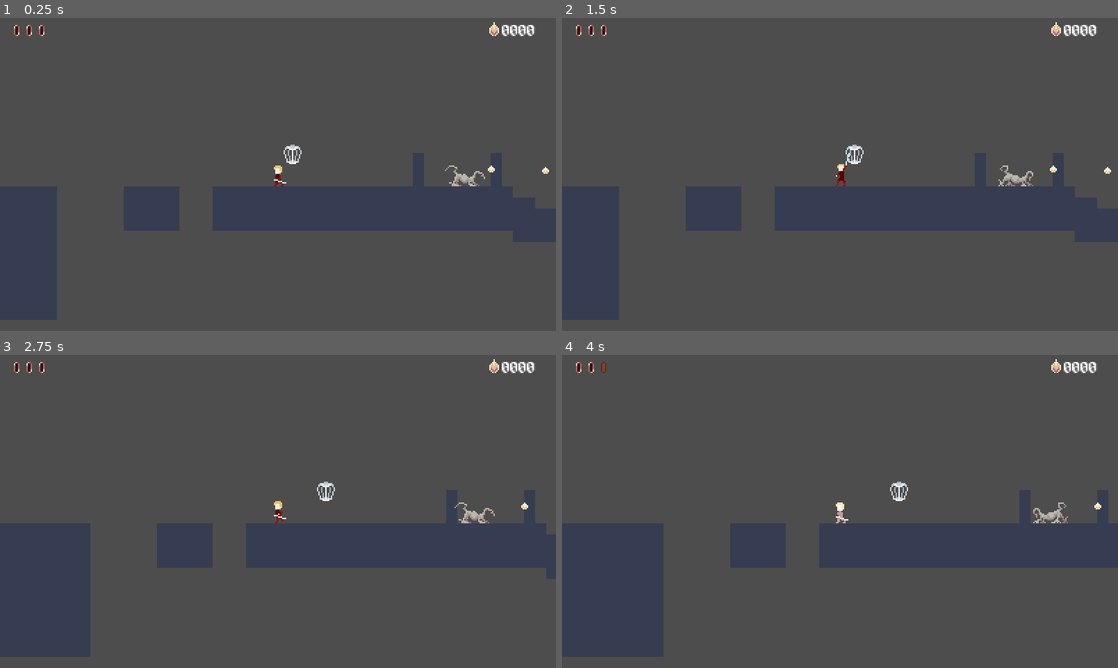
Above: before the commit, frames 1-4 (two rows, left to right).
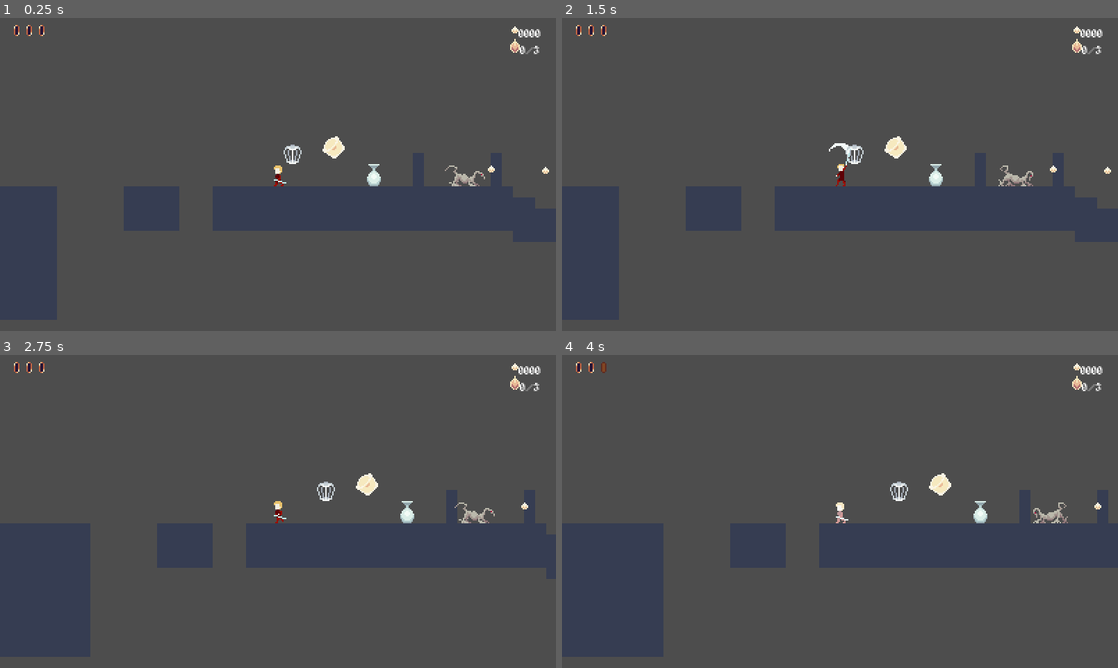
Above: after the commit, the same moments.

Repository: Zac707/into-the-night
Game: Godot game, scene res://Scenes/test_scene.tscn
Same seed, same stepped clock (60 frames per second), same inputs: the game is played once before the commit and once after it. The project has no main scene, so this scene is started directly. The engine's default icon, where the game draws it, is replaced by a stand-in: a white triangle on a blue panel in a dark square.
Inputs:
- Up to frame 1 (0.25 s): no input
- Up to frame 2 (1.5 s): hold W (up) from 0.53 s (still down); tap L (attack) at 0.6, 1.35 s; tap Space (jump) at 0.77 s
- Up to frame 3 (2.75 s): tap Space (jump) at 1.52 s; release W (up) at 2.03 s; hold A (left) from 2.03 s (still down); tap K (hook_test) at 2.1 s; tap L (attack) at 2.3 s
- Up to frame 4 (4 s): tap L (attack) at 2.85, 3.6 s; tap Space (jump) at 3.02, 3.77 s; release A (left) at 3.53 s; hold S (down) from 3.53 s (still down)

The runs differ from the first frame. In frame 1, 0.7% of the frame differs, in the area x 58-98%, y 1-54%; in frame 2, 0.7%, in the area x 48-98%, y 1-54%; in frame 3, 0.7%; in frame 4, 0.7%.

Commit message:
miscellanous things
fixed player animation/ spawning effect, added method for spawning objects, added vase, healing orb, star lican and updated UI

Diff:
--- a/Scenes/GUI/UI.tscn
+++ b/Scenes/GUI/UI.tscn
@@ -31,5 +31,6 @@
 size_flags_horizontal = 3
 
 [node name="LicanScore" parent="HBoxContainer" unique_id=665192234 instance=ExtResource("1_nxvpl")]
+custom_minimum_size = Vector2(30, 0)
 layout_mode = 2
 size_flags_vertical = 4
--- a/Scenes/GUI/lican_score.tscn
+++ b/Scenes/GUI/lican_score.tscn
@@ -2,26 +2,47 @@
 
 [ext_resource type="Script" uid="uid://c255upj1u78vm" path="res://Scripts/lican_score.gd" id="1_pwfgg"]
 [ext_resource type="Texture2D" uid="uid://bjg78j5dldshg" path="res://Assets/Outdated/collectable.png" id="2_ihspk"]
+[ext_resource type="Texture2D" uid="uid://cecfpm2lc4v6i" path="res://Assets/Level Elements/collectible_small.png" id="2_mun0s"]
 [ext_resource type="FontFile" uid="uid://bqwuooijs7kkr" path="res://Assets/Fonts/alagard.ttf" id="3_ihspk"]
 
-[node name="LicanScore" type="Control" unique_id=665192234 node_paths=PackedStringArray("score_label")]
+[node name="LicanScore" type="Control" unique_id=665192234 node_paths=PackedStringArray("score_label", "star_label")]
 custom_minimum_size = Vector2(45, 0)
 layout_mode = 3
 anchors_preset = 0
 offset_right = 30.0
 offset_bottom = 14.0
 script = ExtResource("1_pwfgg")
-score_label = NodePath("Label")
+score_label = NodePath("VBoxContainer/HBoxContainer/Label")
+star_label = NodePath("VBoxContainer/HBoxContainer2/Label2")
 
-[node name="Sprite2D" type="Sprite2D" parent="." unique_id=722372162]
+[node name="VBoxContainer" type="VBoxContainer" parent="." unique_id=975407100]
+layout_mode = 0
+offset_right = 22.0
+offset_bottom = 20.0
+
+[node name="HBoxContainer" type="HBoxContainer" parent="VBoxContainer" unique_id=1499890468]
+layout_mode = 2
+alignment = 1
+
+[node name="Sprite2D" type="Sprite2D" parent="VBoxContainer/HBoxContainer" unique_id=722372162]
+texture = ExtResource("2_mun0s")
+
+[node name="Label" type="Label" parent="VBoxContainer/HBoxContainer" unique_id=1673848852]
+layout_mode = 2
+size_flags_horizontal = 8
+theme_override_fonts/font = ExtResource("3_ihspk")
+theme_override_font_sizes/font_size = 8
+text = "0000"
+
+[node name="HBoxContainer2" type="HBoxContainer" parent="VBoxContainer" unique_id=1128475456]
+layout_mode = 2
+alignment = 1
+
+[node name="Sprite2D" type="Sprite2D" parent="VBoxContainer/HBoxContainer2" unique_id=1738649180]
 texture = ExtResource("2_ihspk")
 
-[node name="Label" type="Label" parent="." unique_id=1673848852]
-layout_mode = 0
-offset_left = 6.0
-offset_top = -4.0
-offset_right = 30.0
-offset_bottom = 8.0
+[node name="Label2" type="Label" parent="VBoxContainer/HBoxContainer2" unique_id=701961443]
+layout_mode = 2
 theme_override_fonts/font = ExtResource("3_ihspk")
-theme_override_font_sizes/font_size = 12
-text = "0000"
+theme_override_font_sizes/font_size = 8
+text = "0/3"
--- /dev/null
+++ b/Scenes/Level Elements/healing_orb.tscn
@@ -0,0 +1,18 @@
+[gd_scene format=3 uid="uid://dw2ee6rywbdm4"]
+
+[ext_resource type="Script" uid="uid://blr8c8v6ofb7o" path="res://Scripts/healing_orb.gd" id="1_2xgpw"]
+[ext_resource type="Texture2D" uid="uid://emdrkjvo68a2" path="res://Assets/Level Elements/healing_orb.png" id="2_oit4k"]
+
+[sub_resource type="CircleShape2D" id="CircleShape2D_f6n1y"]
+radius = 3.0
+
+[node name="HealingOrb" type="Area2D" unique_id=795334603]
+script = ExtResource("1_2xgpw")
+
+[node name="CollisionShape2D" type="CollisionShape2D" parent="." unique_id=1418031356]
+shape = SubResource("CircleShape2D_f6n1y")
+
+[node name="Sprite2D" type="Sprite2D" parent="." unique_id=688185496]
+texture = ExtResource("2_oit4k")
+
+[connection signal="area_entered" from="." to="." method="_on_area_entered"]
--- /dev/null
+++ b/Scenes/Level Elements/star.tscn
@@ -0,0 +1,62 @@
+[gd_scene format=3 uid="uid://by03lv4rsdh0p"]
+
+[ext_resource type="Script" uid="uid://bljgkbol7nxe2" path="res://Scripts/star.gd" id="1_c0kux"]
+[ext_resource type="Texture2D" uid="uid://c6s0knkljpnas" path="res://Assets/Level Elements/Bic_Lican-Sheet.png" id="2_mq05y"]
+
+[sub_resource type="CircleShape2D" id="CircleShape2D_f23li"]
+radius = 8.0
+
+[sub_resource type="AtlasTexture" id="AtlasTexture_lueng"]
+atlas = ExtResource("2_mq05y")
+region = Rect2(16, 0, 16, 16)
+
+[sub_resource type="AtlasTexture" id="AtlasTexture_8pd8c"]
+atlas = ExtResource("2_mq05y")
+region = Rect2(32, 0, 16, 16)
+
+[sub_resource type="AtlasTexture" id="AtlasTexture_pyfxt"]
+atlas = ExtResource("2_mq05y")
+region = Rect2(48, 0, 16, 16)
+
+[sub_resource type="AtlasTexture" id="AtlasTexture_bfr3g"]
+atlas = ExtResource("2_mq05y")
+region = Rect2(64, 0, 16, 16)
+
+[sub_resource type="AtlasTexture" id="AtlasTexture_pyd5c"]
+atlas = ExtResource("2_mq05y")
+region = Rect2(80, 0, 16, 16)
+
+[sub_resource type="SpriteFrames" id="SpriteFrames_0qhb1"]
+animations = [{
+"frames": [{
+"duration": 1.0,
+"texture": SubResource("AtlasTexture_lueng")
+}, {
+"duration": 1.0,
+"texture": SubResource("AtlasTexture_8pd8c")
+}, {
+"duration": 1.0,
+"texture": SubResource("AtlasTexture_pyfxt")
+}, {
+"duration": 1.0,
+"texture": SubResource("AtlasTexture_bfr3g")
+}, {
+"duration": 1.0,
+"texture": SubResource("AtlasTexture_pyd5c")
+}],
+"loop": true,
+"name": &"default",
+"speed": 8.0
+}]
+
+[node name="Star" type="Area2D" unique_id=1122452316]
+script = ExtResource("1_c0kux")
+
+[node name="CollisionShape2D" type="CollisionShape2D" parent="." unique_id=1068422938]
+shape = SubResource("CircleShape2D_f23li")
+
+[node name="AnimatedSprite2D" type="AnimatedSprite2D" parent="." unique_id=1671726337]
+sprite_frames = SubResource("SpriteFrames_0qhb1")
+autoplay = "default"
+
+[connection signal="body_entered" from="." to="." method="_on_body_entered"]
--- /dev/null
+++ b/Scenes/Level Elements/vase.tscn
@@ -0,0 +1,29 @@
+[gd_scene format=3 uid="uid://ch6kx6u3wylj2"]
+
+[ext_resource type="Texture2D" uid="uid://ndreiopjmt6w" path="res://Assets/Level Elements/Vase.png" id="1_nyui6"]
+[ext_resource type="Script" uid="uid://c4bgnaplh3j68" path="res://Scripts/vase_hurtbox.gd" id="2_8sobv"]
+[ext_resource type="PackedScene" uid="uid://dw2ee6rywbdm4" path="res://Scenes/Level Elements/healing_orb.tscn" id="3_8sobv"]
+
+[sub_resource type="RectangleShape2D" id="RectangleShape2D_dkl8g"]
+size = Vector2(10, 16)
+
+[sub_resource type="CapsuleShape2D" id="CapsuleShape2D_8fhrt"]
+radius = 5.0
+height = 16.0
+
+[node name="Vase" type="RigidBody2D" unique_id=1750708654]
+
+[node name="CollisionShape2D" type="CollisionShape2D" parent="." unique_id=2040335030]
+shape = SubResource("RectangleShape2D_dkl8g")
+
+[node name="Sprite2D" type="Sprite2D" parent="." unique_id=1791559647]
+texture = ExtResource("1_nyui6")
+
+[node name="VaseHurtbox" type="Area2D" parent="." unique_id=1232823628]
+script = ExtResource("2_8sobv")
+heal_orb = ExtResource("3_8sobv")
+
+[node name="CollisionShape2D" type="CollisionShape2D" parent="VaseHurtbox" unique_id=158056800]
+shape = SubResource("CapsuleShape2D_8fhrt")
+
+[connection signal="area_entered" from="VaseHurtbox" to="VaseHurtbox" method="_on_area_entered"]
--- a/Scenes/Player/player_test.tscn
+++ b/Scenes/Player/player_test.tscn
@@ -101,7 +101,7 @@
 tracks/4/interp = 1
 tracks/4/loop_wrap = true
 tracks/4/keys = {
-"times": PackedFloat32Array(0.06666667),
+"times": PackedFloat32Array(0.1),
 "transitions": PackedFloat32Array(1),
 "values": [{
 "args": [],
@@ -181,7 +181,7 @@
 tracks/5/interp = 1
 tracks/5/loop_wrap = true
 tracks/5/keys = {
-"times": PackedFloat32Array(0.06666667),
+"times": PackedFloat32Array(0.1),
 "transitions": PackedFloat32Array(1),
 "values": [{
 "args": [],
@@ -361,7 +361,7 @@
 tracks/5/interp = 1
 tracks/5/loop_wrap = true
 tracks/5/keys = {
-"times": PackedFloat32Array(0.06666667),
+"times": PackedFloat32Array(0.1),
 "transitions": PackedFloat32Array(1),
 "values": [{
 "args": [],
@@ -429,7 +429,7 @@
 tracks/4/interp = 1
 tracks/4/loop_wrap = true
 tracks/4/keys = {
-"times": PackedFloat32Array(0.06666667),
+"times": PackedFloat32Array(0.1),
 "transitions": PackedFloat32Array(1),
 "values": [{
 "args": [],
@@ -671,7 +671,7 @@
 tracks/4/interp = 1
 tracks/4/loop_wrap = true
 tracks/4/keys = {
-"times": PackedFloat32Array(0.06666667),
+"times": PackedFloat32Array(0.1),
 "transitions": PackedFloat32Array(1),
 "values": [{
 "args": [],
@@ -751,7 +751,7 @@
 tracks/5/interp = 1
 tracks/5/loop_wrap = true
 tracks/5/keys = {
-"times": PackedFloat32Array(0.06666667),
+"times": PackedFloat32Array(0.1),
 "transitions": PackedFloat32Array(1),
 "values": [{
 "args": [],
@@ -819,7 +819,7 @@
 tracks/4/interp = 1
 tracks/4/loop_wrap = true
 tracks/4/keys = {
-"times": PackedFloat32Array(0.06666667),
+"times": PackedFloat32Array(0.1),
 "transitions": PackedFloat32Array(1),
 "values": [{
 "args": [],
@@ -931,7 +931,7 @@
 tracks/5/interp = 1
 tracks/5/loop_wrap = true
 tracks/5/keys = {
-"times": PackedFloat32Array(0.06666667),
+"times": PackedFloat32Array(0.1),
 "transitions": PackedFloat32Array(1),
 "values": [{
 "args": [],
@@ -991,6 +991,20 @@
 "transitions": PackedFloat32Array(1, 1),
 "update": 1,
 "values": [false, true]
+}
+tracks/4/type = "method"
+tracks/4/imported = false
+tracks/4/enabled = true
+tracks/4/path = NodePath("StateMachine/PlayerAttack")
+tracks/4/interp = 1
+tracks/4/loop_wrap = true
+tracks/4/keys = {
+"times": PackedFloat32Array(0.1),
+"transitions": PackedFloat32Array(1),
+"values": [{
+"args": [],
+"method": &"spawn_effect"
+}]
 }
 
 [sub_resource type="Animation" id="Animation_ffx63"]
@@ -1289,7 +1303,7 @@
 texture = ExtResource("3_qki6r")
 hframes = 26
 vframes = 4
-frame = 14
+frame = 34
 
 [node name="PlayerCollision" type="CollisionShape2D" parent="." unique_id=23757872]
 position = Vector2(0, 1)
@@ -1366,6 +1380,7 @@
 collision_mask = 3
 
 [node name="CollisionShape2D" type="CollisionShape2D" parent="PlayerComponents/AttackComponentPlayer" unique_id=1799505131]
+scale = Vector2(1, 0.6)
 shape = SubResource("CapsuleShape2D_8dx66")
 disabled = true
 
--- a/Scenes/test_scene.tscn
+++ b/Scenes/test_scene.tscn
@@ -13,6 +13,8 @@
 [ext_resource type="Script" uid="uid://hsvc43sf0ked" path="res://Scripts/killbox.gd" id="12_4blnk"]
 [ext_resource type="PackedScene" uid="uid://dyhcp7iky6fp3" path="res://Scenes/Level Elements/grapple_point.tscn" id="12_ibmi3"]
 [ext_resource type="Script" uid="uid://dh0ss2478cckn" path="res://Scripts/respawn_point.gd" id="13_tnimv"]
+[ext_resource type="PackedScene" uid="uid://ch6kx6u3wylj2" path="res://Scenes/Level Elements/vase.tscn" id="14_tnimv"]
+[ext_resource type="PackedScene" uid="uid://by03lv4rsdh0p" path="res://Scenes/Level Elements/star.tscn" id="15_4qg1e"]
 
 [sub_resource type="TileSetAtlasSource" id="TileSetAtlasSource_coq8p"]
 texture = ExtResource("3_sasra")
@@ -668,6 +670,12 @@
 [node name="CollisionShape2D" type="CollisionShape2D" parent="RespawnManager/RespawnPoint2" unique_id=1472703342]
 shape = SubResource("RectangleShape2D_dhrl2")
 
+[node name="Vase" parent="." unique_id=1750708654 instance=ExtResource("14_tnimv")]
+position = Vector2(-44, 12)
+
+[node name="Star" parent="." unique_id=1122452316 instance=ExtResource("15_4qg1e")]
+position = Vector2(-73, -4)
+
 [connection signal="body_entered" from="CameraManager/CameraBox1" to="CameraManager/CameraBox1" method="_on_body_entered"]
 [connection signal="body_entered" from="CameraManager/CameraBox2" to="CameraManager/CameraBox2" method="_on_body_entered"]
 [connection signal="area_entered" from="RespawnManager/Killbox" to="RespawnManager/Killbox" method="_on_area_entered"]
--- a/Scripts/Globals/AnimationManager.gd
+++ b/Scripts/Globals/AnimationManager.gd
@@ -10,3 +10,11 @@
 
 	await get_tree().create_timer(effect_duration).timeout
 	instance.queue_free()
+
+
+func place_scene(object, object_pos, object_scale):
+	var instance = object.instantiate()
+	instance.global_position = object_pos
+	instance.scale = object_scale
+	get_tree().current_scene.add_child(instance)
+	print("instance placed")
--- a/Scripts/Globals/GlobalEventManager.gd
+++ b/Scripts/Globals/GlobalEventManager.gd
@@ -2,6 +2,7 @@
 
 
 var current_tilemap_bounds: Array[Vector2]
+
 signal bounds_changed(bounds: Array[Vector2])
 
 
--- a/Scripts/Globals/PlayerGlobals.gd
+++ b/Scripts/Globals/PlayerGlobals.gd
@@ -5,6 +5,8 @@
 var maximum_health: int = 3
 var current_health: int
 var collected_licans: int
+var collected_stars: int
 
 signal health_changed
 signal lican_collected
+signal star_collected
--- a/Scripts/Player Scripts/Player States/player_attack.gd
+++ b/Scripts/Player Scripts/Player States/player_attack.gd
@@ -4,7 +4,7 @@
 class_name PlayerAttack
 
 
-@export var effect_duration: float = 0.0667
+@export var effect_duration: float = 0.2
 
 var attack_sprite: = preload("res://Assets/Player/swordslash_small.png")
 var attack_sprite_big: = preload("res://Assets/Player/swordslash_big.png")
@@ -13,6 +13,7 @@
 "Left_Attack_Up": [attack_sprite_big, Vector2(0, -15), Vector2(-1.0, 1.0)], "Aerial_Attack_Side": [attack_sprite, Vector2(15, 0), Vector2(1.0, 1.0)], "Left_Aerial_Attack_Side": [attack_sprite, Vector2(-15, 0), Vector2(-1.0, 1.0)],
 "Aerial_Attack_Down": [attack_sprite_big, Vector2(0, 15), Vector2(1.0, -1.0)], "Aerial_Attack_Up": [attack_sprite_big, Vector2(0, -15), Vector2(1.0, 1.0)],"Left_Aerial_Attack_Down": [attack_sprite_big, Vector2(0, 15), Vector2(-1.0, -1.0)],
 "Left_Aerial_Attack_Up": [attack_sprite_big, Vector2(0, -15), Vector2(-1.0, 1.0)]}
+var effect_allowed: bool = false
 
 var directional_input: Vector2
 var bounce_executed: bool = false
@@ -63,19 +64,24 @@
 	is_airborne = false
 	attacked_areas.clear()
 	chosen_effect = []
+	effect_allowed = false
 
 
 func update(_delta: float):
 	for area in player.attack_component.get_overlapping_areas():
 		if area.has_method("get_enemy_damage") and not attacked_areas.has(area):
+			effect_allowed = true
 			var attack = Attack.new()
 			attack.attack_damage = 1
 			attack.attack_direction = directional_input
 			attack.knockback_force = 30
 			area.get_enemy_damage(attack)
 			attacked_areas.append(area)
+
 		if area.is_in_group("bouncing_object") and directional_input == Vector2(0, 1) and not player.is_on_floor():
+			effect_allowed = true
 			_bounce()
+
 
 	evaluate_transitions()
 
@@ -102,8 +108,10 @@
 
 
 func spawn_effect():
-	var pos: Vector2 = chosen_effect[1] + player.global_position
-	AnimationManager.place_effects(chosen_effect[0], pos, chosen_effect[2], effect_duration)
+	if effect_allowed:
+		print ("spawning effect")
+		var pos: Vector2 = chosen_effect[1] + player.global_position
+		AnimationManager.place_effects(chosen_effect[0], pos, chosen_effect[2], effect_duration)
 
 
 func evaluate_transitions():
--- a/Scripts/Player Scripts/Player States/player_fall.gd
+++ b/Scripts/Player Scripts/Player States/player_fall.gd
@@ -19,13 +19,11 @@
 	jump_buffer_timer = 0.0
 
 	evaluate_transitions()
-	print(player.position, " ", player.hurtbox.position, " ", player.sprite.position)
 
 
 func exit():
 	transition_time = 0.00
 	jump_buffer_timer = 0.0
-	print(player.position, " ", player.hurtbox.position, " ", player.sprite.position)
 
 
 func update(_delta: float):
--- a/Scripts/Player Scripts/Player States/player_idle.gd
+++ b/Scripts/Player Scripts/Player States/player_idle.gd
@@ -11,7 +11,6 @@
 		player.animation_player.play("Left_Idle")
 
 	evaluate_transitions()
-	print("state READY ", player.position, " ", player.hurtbox.position, " ", player.sprite.position)
 
 
 func exit():
--- a/Scripts/Player Scripts/Player States/player_jump.gd
+++ b/Scripts/Player Scripts/Player States/player_jump.gd
@@ -15,11 +15,10 @@
 	_jump()
 
 	evaluate_transitions()
-	print(player.position, " ", player.hurtbox.position, " ", player.sprite.position)
 
 
 func exit():
-	print(player.position, " ", player.hurtbox.position, " ", player.sprite.position)
+	pass
 
 
 func update(_delta: float):
--- a/Scripts/Player Scripts/health_component_player.gd
+++ b/Scripts/Player Scripts/health_component_player.gd
@@ -30,6 +30,12 @@
 			player.queue_free()
 
 
+func heal_player(heal_amount):
+	if PlayerGlobals.current_health < PlayerGlobals.maximum_health:
+		PlayerGlobals.current_health += heal_amount
+		PlayerGlobals.health_changed.emit(PlayerGlobals.current_health)
+
+
 func _on_invulnerability_timer_timeout() -> void:
 	invulnerable = false
 	mat.set_shader_parameter("flash_active", false)
--- a/Scripts/Player Scripts/player_test.gd
+++ b/Scripts/Player Scripts/player_test.gd
@@ -42,10 +42,6 @@
 signal new_direction
 
 
-func _ready() -> void:
-	print("READY ", self.position, " ", hurtbox.position, " ", sprite.position)
-
-
 func _physics_process(delta: float) -> void:
 	move_and_slide()
 
--- a/Scripts/Player Scripts/state_machine.gd
+++ b/Scripts/Player Scripts/state_machine.gd
@@ -40,4 +40,4 @@
 		current_state.exit()
 	new_state.enter()
 	current_state = new_state
-	print(new_state)
+	#print(new_state)
--- /dev/null
+++ b/Scripts/healing_orb.gd
@@ -0,0 +1,10 @@
+extends Area2D
+
+
+@export var healing_power: int = 1
+
+
+func _on_area_entered(area: Area2D) -> void:
+	if area.has_method("heal_player"):
+		area.heal_player(healing_power)
+		self.queue_free()
--- a/Scripts/lican_score.gd
+++ b/Scripts/lican_score.gd
@@ -2,15 +2,20 @@
 
 
 @export var score_label: Label
+@export var star_label: Label
 
 var current_licans: int
+var current_stars: int
 
 
 func _ready() -> void:
 	current_licans = PlayerGlobals.collected_licans
 	update_score(current_licans)
+	current_stars = PlayerGlobals.collected_stars
+	update_stars(current_stars)
 
 	PlayerGlobals.lican_collected.connect(update_score)
+	PlayerGlobals.star_collected.connect(update_stars)
 
 
 func update_score(lican_number):
@@ -21,3 +26,9 @@
 		score_string = "0" + score_string
 		score_length -= 1
 	score_label.text = score_string
+
+
+func update_stars(stars_number):
+	current_stars += stars_number
+	var star_string = str(current_stars)
+	star_label.text = star_string + "/3"
--- /dev/null
+++ b/Scripts/star.gd
@@ -0,0 +1,8 @@
+extends Area2D
+
+
+func _on_body_entered(body: Node2D) -> void:
+	if body.is_in_group("Player"):
+		PlayerGlobals.collected_stars += 1
+		PlayerGlobals.star_collected.emit(1)
+		queue_free()
--- /dev/null
+++ b/Scripts/vase_hurtbox.gd
@@ -0,0 +1,10 @@
+extends Area2D
+
+
+@export var heal_orb: PackedScene
+
+
+func _on_area_entered(area: Area2D) -> void:
+	if area.is_in_group("attack_area"):
+		AnimationManager.place_scene(heal_orb, get_parent().global_position, Vector2(1.0, 1.0))
+		get_parent().queue_free()
Binary file added: Assets/Level Elements/Bic_Lican-Sheet.png
Not shown, added: Assets/Level Elements/Bic_Lican-Sheet.png.import
Binary file added: Assets/Level Elements/Vase.png
Not shown, added: Assets/Level Elements/Vase.png.import
Binary file added: Assets/Level Elements/healing_orb.png
Not shown, added: Assets/Level Elements/healing_orb.png.import
Binary file changed: Assets/Player/Main_Char_both_sides-Sheet.png
Not shown, added: Scripts/healing_orb.gd.uid
Not shown, added: Scripts/star.gd.uid
Not shown, added: Scripts/vase_hurtbox.gd.uid
